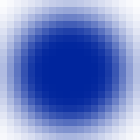
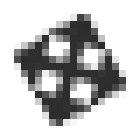
Before/after of a w=140, h=140 layered artwork. What changed in the layer stack:
added layer "Layer 2" above "Layer 0" over (14, 14, 126, 126)
hid "Layer 0" over (0, 0, 140, 140)
